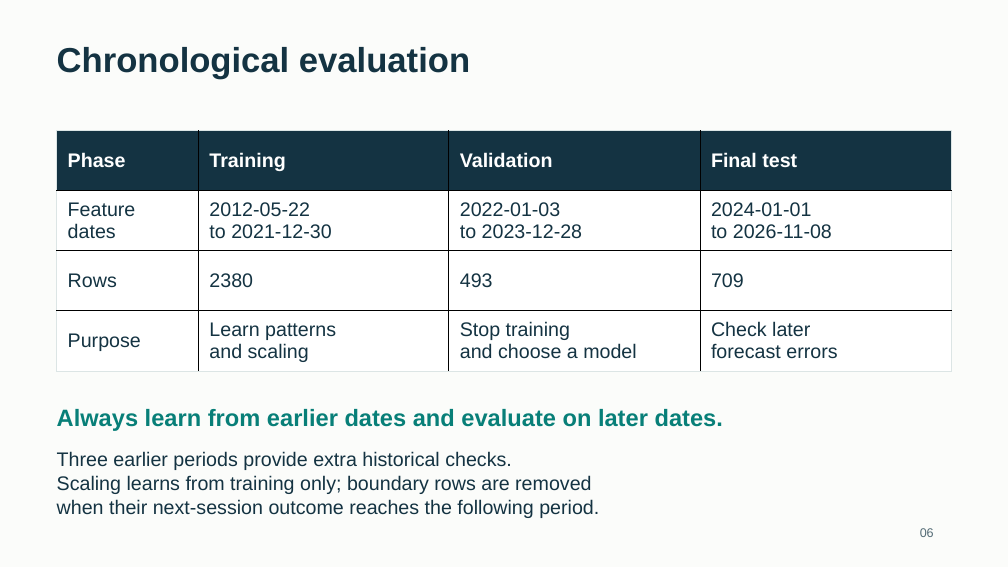
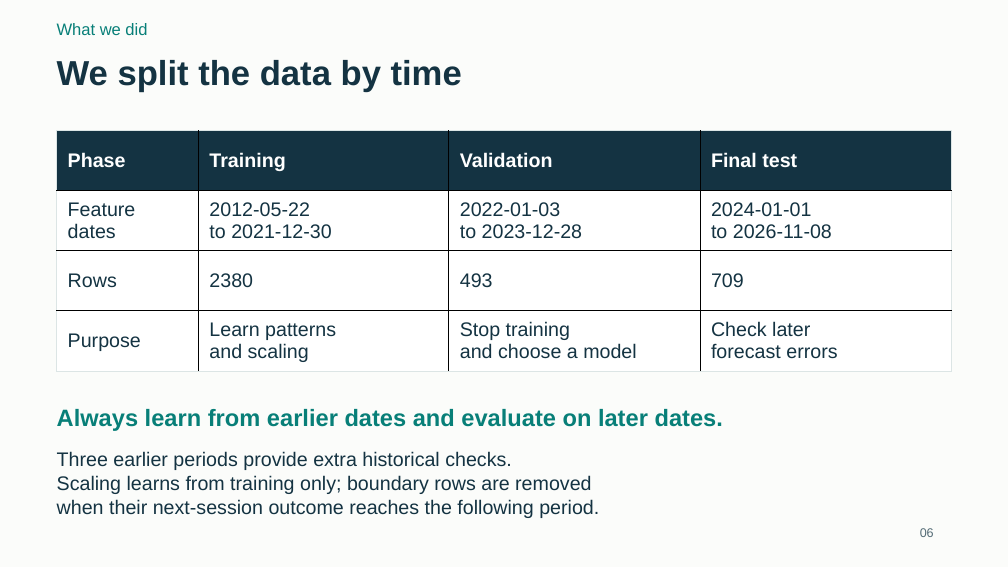
Before and after one commit to Darshansg76/Team12-Nifty-Commodities-Return-Prediction, a slide deck: slide 6 of deliverables/Team_12_Presentation.pptx. Drawn at 1008x567 pixels with LibreOffice and Linux fonts; fonts in the diff are those of the drawing. Boxes give left, top, right and bottom in pixels: in the first picture for what was removed or moved away, otherwise in the second. Text is boxed around its words. In the diff, an @@ line names an element or a change of style, - is before the commit and + after.

```diff
--- a/deliverables/Team_12_Presentation.pptx
+++ b/deliverables/Team_12_Presentation.pptx
@@ text added at <box>57,23,147,35</box>, 15.8 pt, text #087F78 @@
+What we did
@@ text removed at <box>57,47,470,79</box> @@
-Chronological evaluation
@@ text added at <box>57,60,462,92</box>, 33 pt, text #143342, bold @@
+We split the data by time
```
Also in this commit, not shown: 12 other slides changed, 3 slides added, 3 slides removed, 5 other files.
